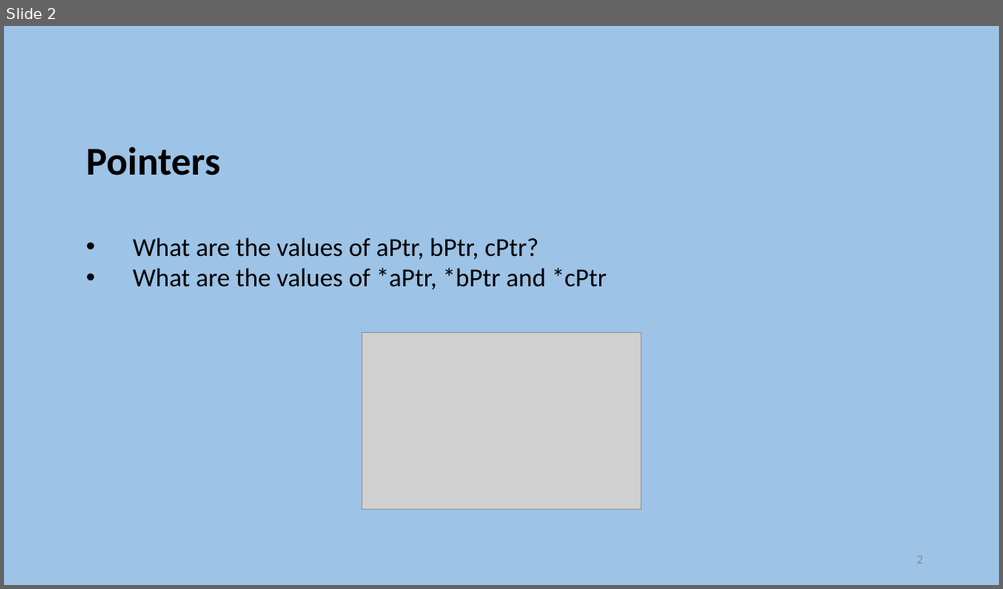
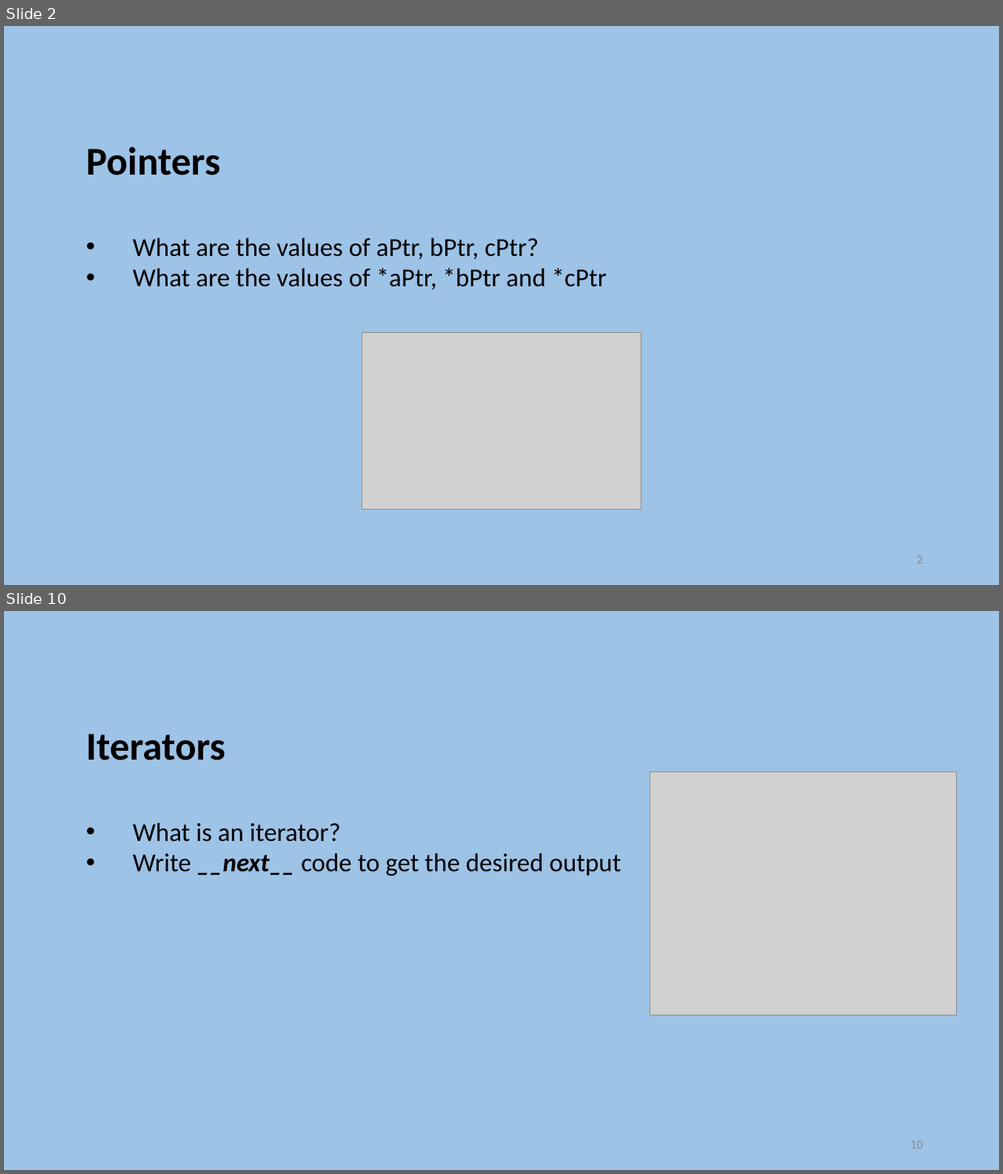
Before and after one commit to szetko/course-materials, a slide deck: Programming 4/Exam Preparation/Exam Preparation.pptx. Shown one above the other, each under a label of ours: slide 2 before the commit, slides 2 and 10 after it; the slides between them are not shown. The pictures are 1003x589 and 1003x1174 pixels, drawn with LibreOffice and Linux fonts; fonts in the diff are those of the drawing; grey boxes stand for pictures. Boxes give left, top, right and bottom in pixels: in the first picture for what was removed or moved away, otherwise in the second. Text is boxed around its words. In the diff, an @@ line names an element or a change of style, - is before the commit and + after.

```diff
--- a/Programming 4/Exam Preparation/Exam Preparation.pptx
+++ b/Programming 4/Exam Preparation/Exam Preparation.pptx
@@ slide 10 added at [4, 611, 999, 1170], background #9DC3E6 @@
@@ text added at [86, 734, 621, 876], 25 pt, text #000000 @@
+Iterators
+    • What is an iterator?
+    • Write __next__ code to get the desired output
@@ picture added at [650, 772, 957, 1016] @@
@@ page number added at [910, 1141, 922, 1149], 12 pt, text #8C8C8C @@
+10
```
Also in this commit, not shown: 2 slides changed, 8 other slides added, 8 slides removed, 2 other files.
